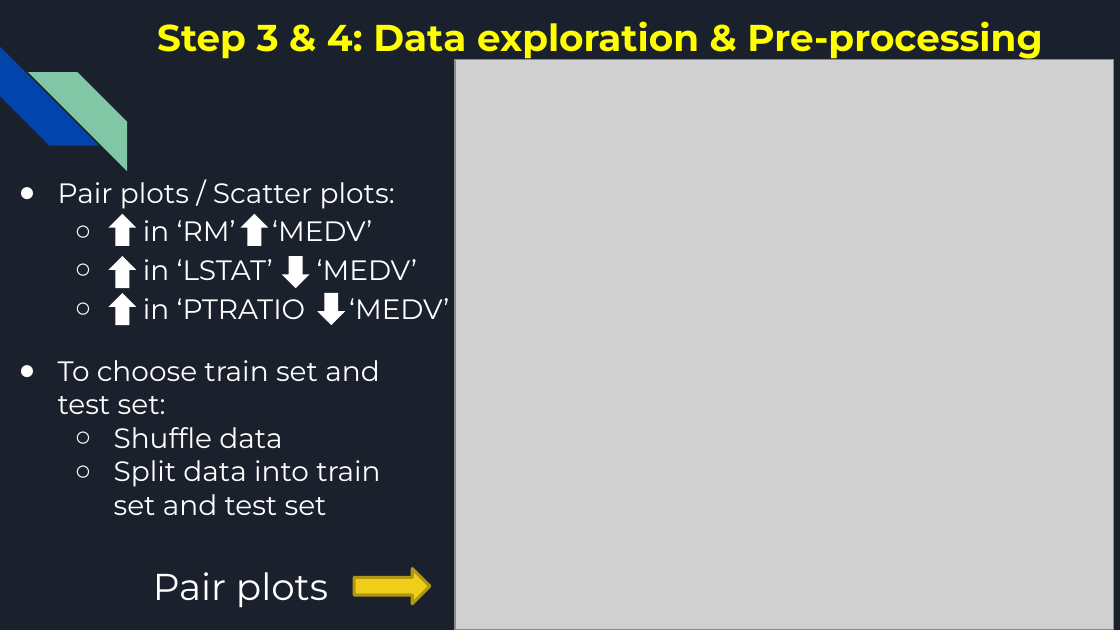
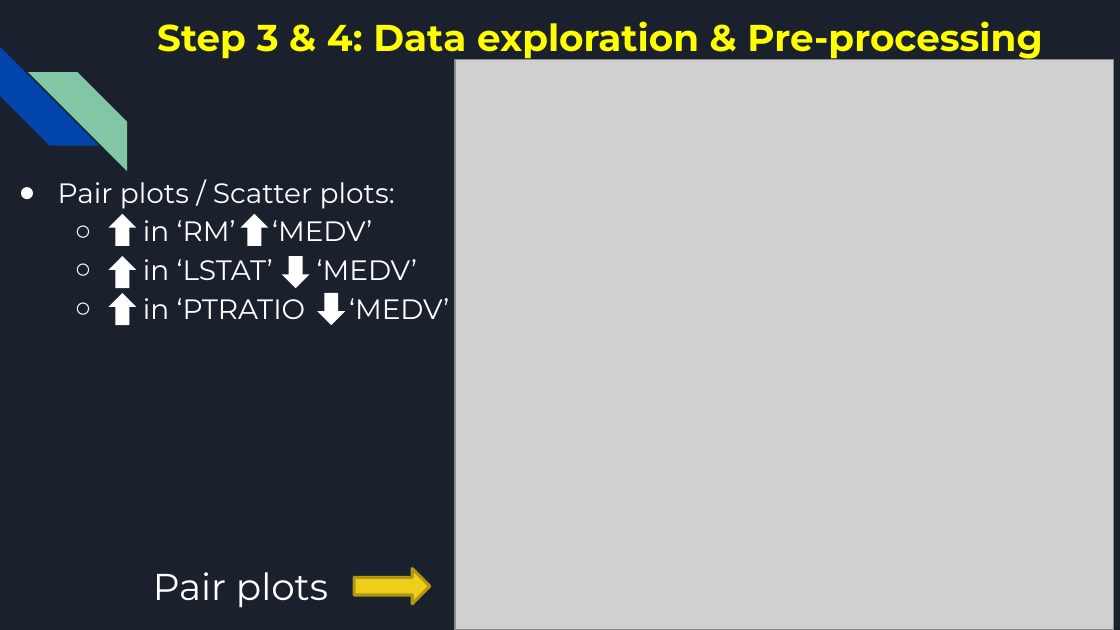
Before and after one commit to ZacOPunky/CE9010_2018, a slide deck: slide 5 of CE9010 Presentation.pptx. Drawn at 1120x630 pixels with LibreOffice and Linux fonts; fonts in the diff are those of the drawing; grey boxes stand for pictures. Boxes give left, top, right and bottom in pixels: in the first picture for what was removed or moved away, otherwise in the second. Text is boxed around its words. In the diff, an @@ line names an element or a change of style, - is before the commit and + after.

```diff
--- a/CE9010 Presentation.pptx
+++ b/CE9010 Presentation.pptx
@@ text removed at [58,360,380,515] @@
-● To choose train set and test set:
-  ○ Shuffle data
-  ○ Split data into train set and test set
```
Also in this commit, not shown: 4 other slides changed, 1 slide added.
